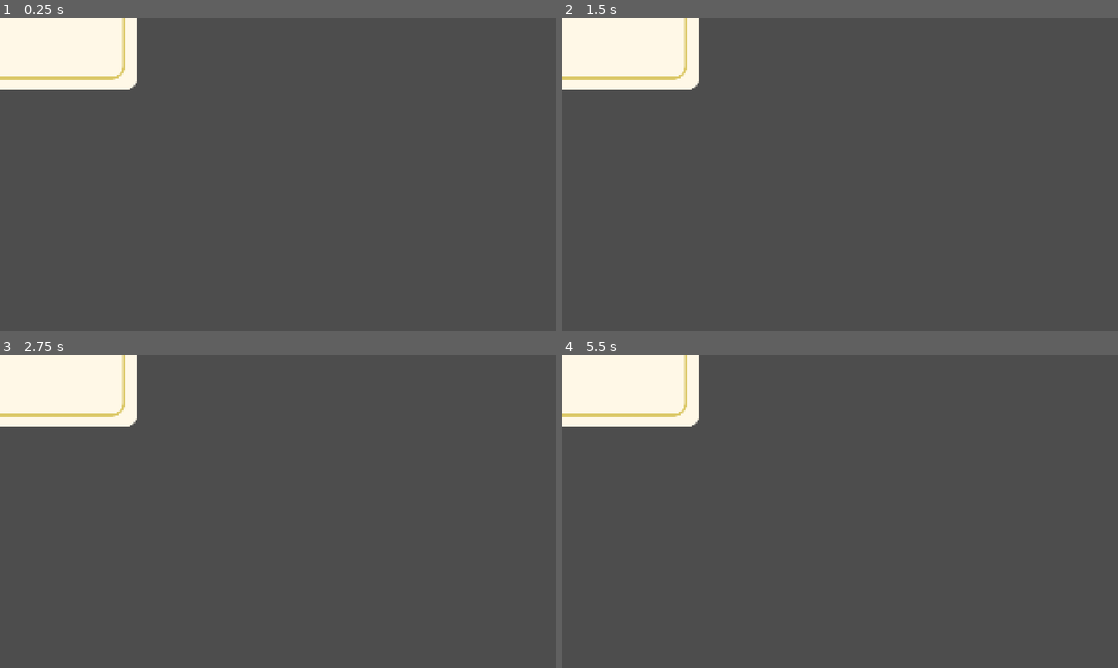
Above: before the commit, frames 1-4 (two rows, left to right).
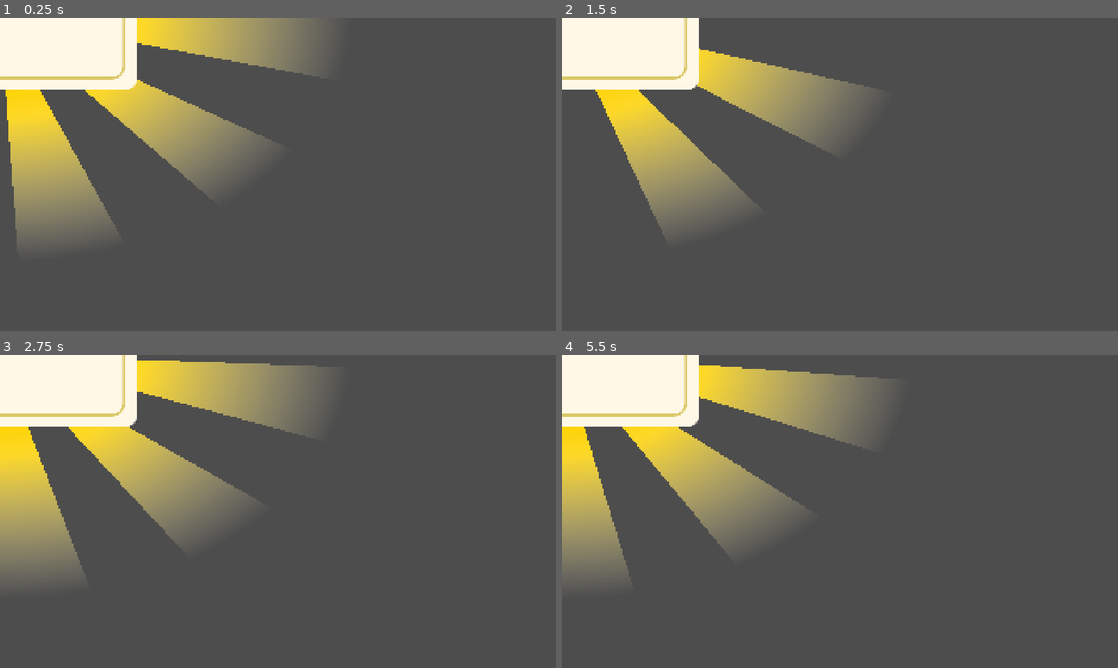
Above: after the commit, the same moments.

Repository: remimorvan/assemblee-nationale-simulator
Game: Godot game, scene res://scenes/victory_screen.tscn
The game is run twice, just before and just after one commit, with the same random seed, the same clock (stepped at 60 frames per second) and the same inputs. This scene is started directly instead of the project's main scene.
Inputs (mouse positions are in pixels of both pictures, inside the frame that each line leads up to):
- Up to frame 1 (0.25 s): no input
- Up to frame 2 (1.5 s): move the mouse to (962, 158) at 0.52 s; click (962, 158) at 0.67 s; move the mouse to (728, 190) at 1.27 s; click (728, 190) at 1.42 s
- Up to frame 3 (2.75 s): move the mouse to (333, 442) at 2.02 s; click (333, 442) at 2.17 s
- Up to frame 4 (5.5 s): move the mouse to (812, 574) at 2.77 s; click (812, 574) at 2.92 s; move the mouse to (1006, 558) at 3.52 s; click (1006, 558) at 3.67 s; move the mouse to (673, 464) at 4.27 s; click (673, 464) at 4.42 s; move the mouse to (867, 511) at 5.02 s; click (867, 511) at 5.17 s

The runs differ from the first frame. In frame 1, 15% of the frame differs, in the area x 1-58%, y 0-72%; in frame 2, 11%; in frame 3, 15%, in the area x 0-58%, y 1-72%; in frame 4, 15%.

Commit message:
victory screen shader

Diff:
--- /dev/null
+++ b/assets/shader/victory_screen.gdshader
@@ -0,0 +1,30 @@
+shader_type canvas_item;
+
+void vertex() {
+	// Called for every vertex the material is visible on.
+}
+
+const vec3 yellow = vec3(0.99609375, 0.89453125, 0.41015625);
+const float nb_rays = 10.;
+
+void fragment() {
+	// set origin at center screen
+	vec2 pos = 2.*UV - vec2(1.,1.);
+	float r = length(pos);
+	float angle = atan(pos.y,pos.x);	// between -PI and PI
+	angle = (angle/PI + 1.)/2.;
+	angle += TIME/30.;
+	angle = mod(angle, 1.);
+	COLOR = vec4(0.);
+	if (mod(angle*nb_rays*2.,2.) < 1.)
+	{
+		float alpha = clamp(1.7-2.*r,0.,1.);
+		vec3 col = mix(yellow,vec3(1.),2.2*r-1.2);
+		COLOR = vec4(col, alpha);
+	}
+}
+
+//void light() {
+//	// Called for every pixel for every light affecting the CanvasItem.
+//	// Uncomment to replace the default light processing function with this one.
+//}
--- a/scenes/victory_screen.tscn
+++ b/scenes/victory_screen.tscn
@@ -1,11 +1,26 @@
-[gd_scene load_steps=4 format=3 uid="uid://bqyuueqc4507j"]
+[gd_scene load_steps=7 format=3 uid="uid://bqyuueqc4507j"]
 
 [ext_resource type="Texture2D" uid="uid://4lxap5anqigv" path="res://assets/screens/back_victory_screen.png" id="1_pfcnd"]
 [ext_resource type="Texture2D" uid="uid://c1pgvwem7lxhj" path="res://assets/screens/couranne_victory_screen.png" id="2_rixwf"]
 [ext_resource type="Texture2D" uid="uid://crigu5suatwof" path="res://assets/screens/winner_victory_screen.png" id="3_ll51u"]
+[ext_resource type="Shader" uid="uid://d1vrrbx7pcmol" path="res://assets/shader/victory_screen.gdshader" id="4_rixwf"]
+
+[sub_resource type="ShaderMaterial" id="ShaderMaterial_ll51u"]
+shader = ExtResource("4_rixwf")
+
+[sub_resource type="CanvasTexture" id="CanvasTexture_1juoc"]
 
 [node name="VictoryScreen" type="Sprite2D"]
 texture = ExtResource("1_pfcnd")
+
+[node name="RaysShader" type="TextureRect" parent="."]
+z_index = -1
+material = SubResource("ShaderMaterial_ll51u")
+offset_left = -1426.0
+offset_top = -996.0
+offset_right = 1425.0
+offset_bottom = 991.0
+texture = SubResource("CanvasTexture_1juoc")
 
 [node name="Couronne" type="Sprite2D" parent="."]
 position = Vector2(-15, -303)
@@ -24,9 +39,3 @@
 theme_override_font_sizes/normal_font_size = 71
 text = "bravo
 "
-
-[node name="TextureRect" type="TextureRect" parent="."]
-offset_left = -1384.0
-offset_top = -886.0
-offset_right = 1393.0
-offset_bottom = 835.0
Not shown, added: assets/shader/victory_screen.gdshader.uid
